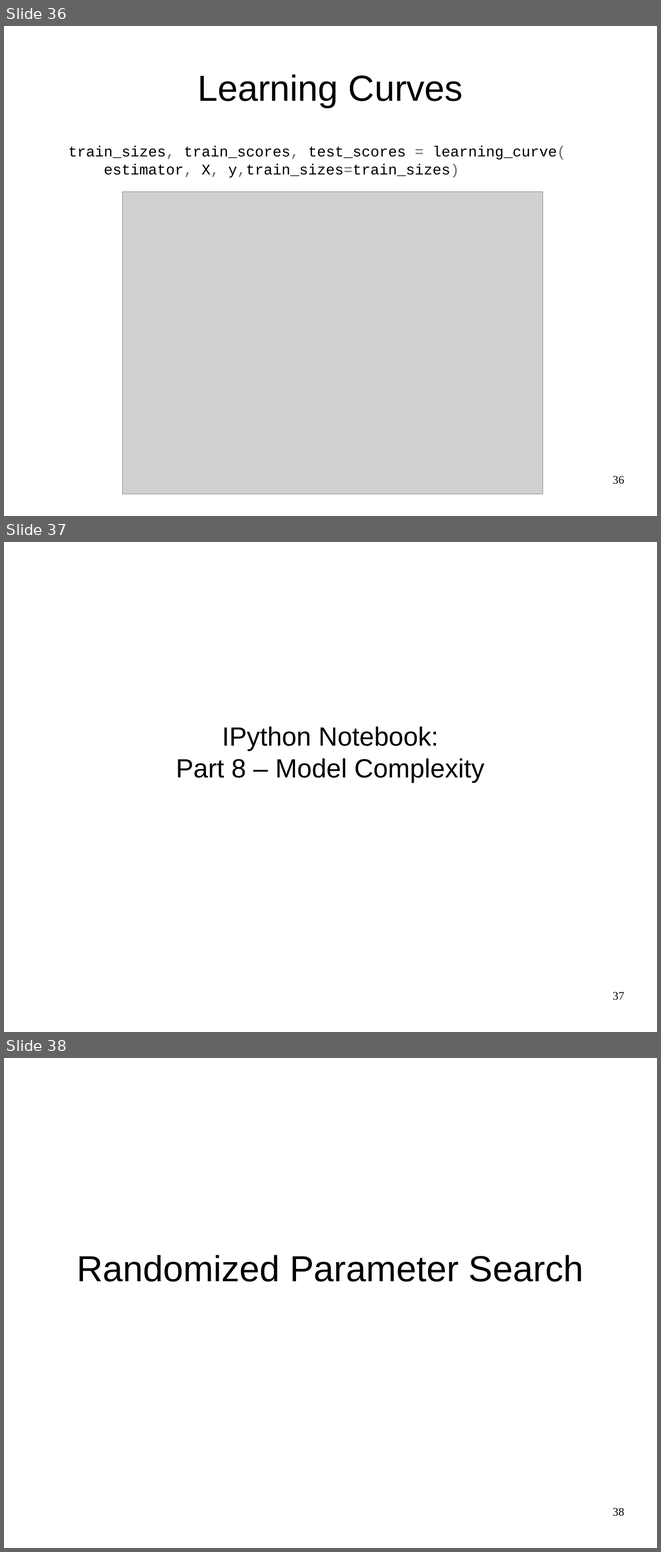
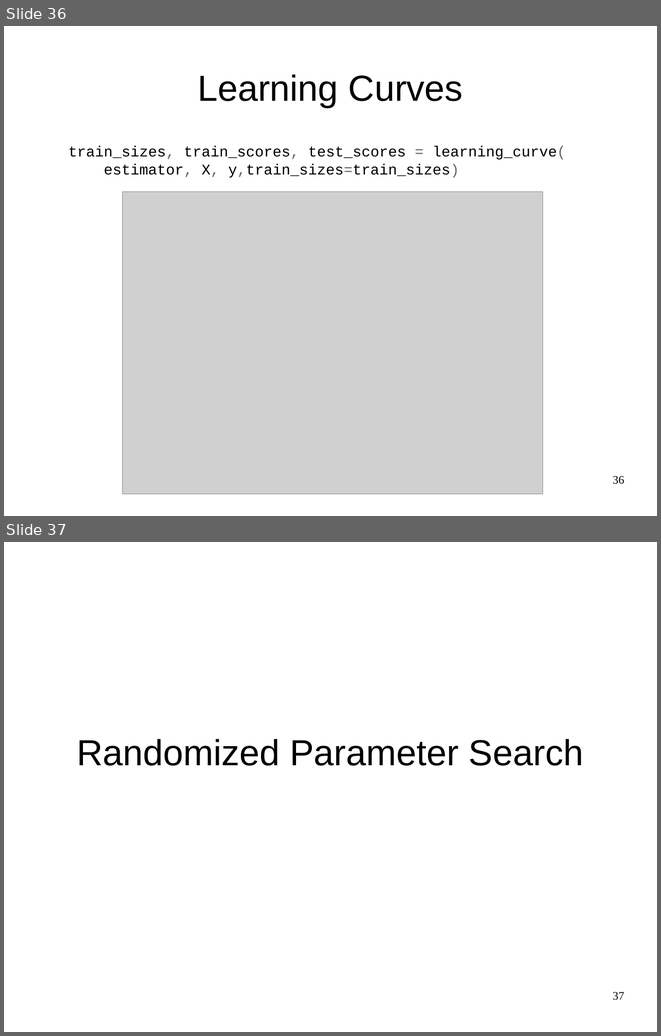
Before and after one commit to amueller/odscon-2015, a slide deck: machine-learning-with-scikit-learn-odscon.odp. Shown one above the other, each under a label of ours: slides 36, 37 and 38 before the commit, slides 36 and 37 after it. The pictures are 661x1552 and 661x1036 pixels, drawn with LibreOffice and Linux fonts; fonts in the diff are those of the drawing; grey boxes stand for pictures. Boxes give left, top, right and bottom in pixels: in the first picture for what was removed or moved away, otherwise in the second. Text is boxed around its words. In the diff, an @@ line names an element or a change of style, - is before the commit and + after.

```diff
--- a/machine-learning-with-scikit-learn-odscon.odp
+++ b/machine-learning-with-scikit-learn-odscon.odp
@@ slide 37 removed at (x1=4, y1=542, x2=657, y2=1032), background #FFFFFF @@
@@ subtitle removed at (x1=176, y1=726, x2=485, y2=782) @@
-IPython Notebook:
-Part 8 – Model Complexity
@@ page number removed at (x1=612, y1=991, x2=624, y2=1000) @@
-37
@@ what was slide 38 is now slide 37 @@
@@ page number at (x1=612, y1=991, x2=624, y2=1000): text changed @@
-38
+37
```
Also in this commit, not shown: 14 slides changed, 3 other slides removed, 19 other files.
